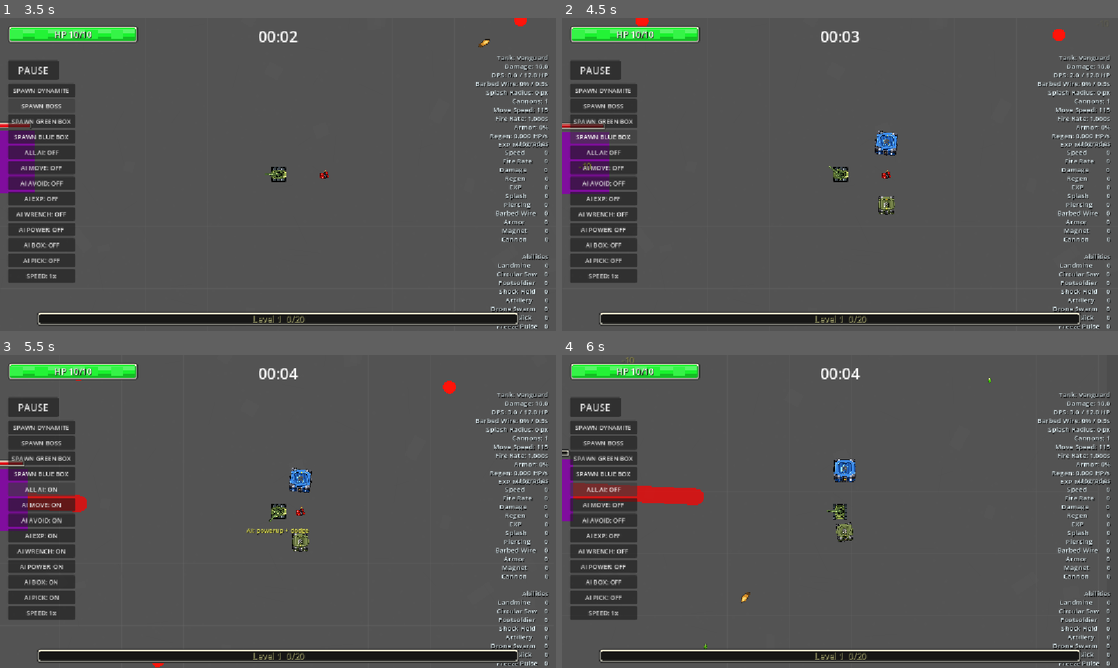
Above: before the commit, frames 1-4 (two rows, left to right).
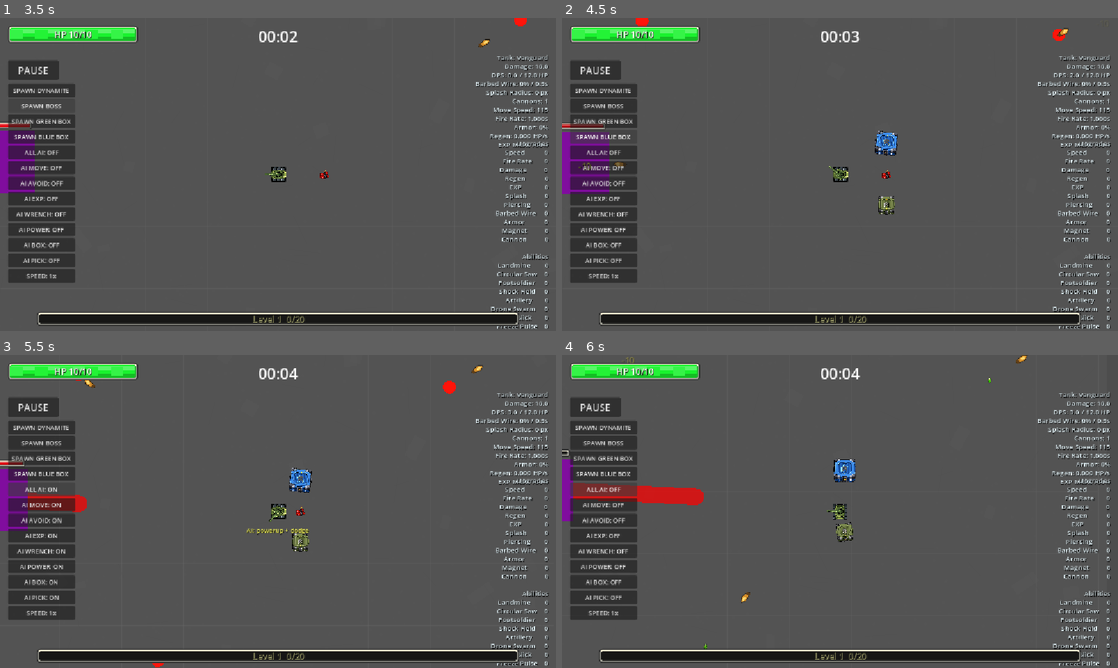
Above: after the commit, the same moments.

Repository: satoshimatos/autonomous-survivor
Game: Godot game, scene res://scenes/core/main_menu.tscn
Same seed, same stepped clock (60 frames per second), same inputs: the game is played once before the commit and once after it.
Inputs:
- Up to frame 1 (3.5 s): click "Play" at 0.5 s; hold D (move_right) 1.28-2 s; click "SPAWN DYNAMITE" at 2 s; click "SPAWN BOSS" at 2.75 s
- Up to frame 2 (4.5 s): click "SPAWN GREEN BOX" at 3.5 s; click "SPAWN BLUE BOX" at 4.25 s
- Up to frame 3 (5.5 s): click "ALL AI: OFF" at 5 s
- Up to frame 4 (6 s): hold S (move_down) from 5.78 s (still down)

Frame 1 is identical in both runs. In frame 2, less than 0.1% of the frame differs, in the area x 4-92%, y 3-49%; in frame 3, less than 0.1%; in frame 4, less than 0.1%.
Error in both runs: Trying to assign an array of type "Array" to a variable of type "Array[Dictionary]". (res://scripts/enemies/boss_enemy.gd:70)

Commit message:
Add projectile pooling and effect budgets

Diff:
--- a/scripts/abilities/footsoldier.gd
+++ b/scripts/abilities/footsoldier.gd
@@ -208,16 +208,23 @@
 	if direction.is_zero_approx():
 		return
 
-	var projectile = PROJECTILE.instantiate()
-	projectile.direction = direction
-	projectile.damage = floor(player.attack_damage * 0.3125)
-	projectile.splash_radius = 0.0
-	projectile.max_piercing_hp = 1
-	projectile.projectile_scale = 1.0 / 3.0
-	projectile.projectile_texture = SOLDIER_PROJECTILE_TEXTURE
-	projectile.fade_in_duration = 0.08
-	get_tree().current_scene.add_child(projectile)
-	projectile.global_position = global_position + direction * 14.0
+	var projectile_config := {
+		"direction": direction,
+		"damage": floor(player.attack_damage * 0.3125),
+		"splash_radius": 0.0,
+		"max_piercing_hp": 1,
+		"projectile_scale": 1.0 / 3.0,
+		"projectile_texture": SOLDIER_PROJECTILE_TEXTURE,
+		"fade_in_duration": 0.08,
+	}
+	var main := get_tree().current_scene
+	if main and main.has_method("spawn_projectile"):
+		main.spawn_projectile(projectile_config, global_position + direction * 14.0)
+	else:
+		var projectile = PROJECTILE.instantiate()
+		get_tree().current_scene.add_child(projectile)
+		projectile.launch(projectile_config)
+		projectile.global_position = global_position + direction * 14.0
 	spawn_muzzle_burst()
 	burst_shots_remaining -= 1
 
--- a/scripts/core/main.gd
+++ b/scripts/core/main.gd
@@ -26,6 +26,8 @@
 var magnet_pickup_pool
 var dynamite_pickup_pool
 var wrench_pickup_pool: Array[Node] = []
+var projectile_pool: Array[Node] = []
+var particle_burst_pool: Array[Node] = []
 var is_player_paused: bool = false
 var enemies_defeated: int = 0
 var bosses_defeated: int = 0
@@ -36,6 +38,7 @@
 var low_health_upgrade_timer: float = 0.0
 var run_seed_text: String = ""
 var run_modifier_summary: String = ""
+var damage_numbers_this_frame: int = 0
 var enemy_speed_growth_multiplier: float = 1.0
 var enemy_health_growth_multiplier: float = 1.0
 var enemy_damage_growth_multiplier: float = 1.0
@@ -132,6 +135,12 @@
 const VIOLET_ORB_START_TIME: float = 600.0
 const EXP_DROPS_PER_FRAME: int = 20
 const MAX_ACTIVE_EXP_ORBS: int = 100
+const PROJECTILE_POOL_LIMIT: int = 220
+const PARTICLE_BURST_POOL_LIMIT: int = 48
+const MAX_DAMAGE_NUMBERS_PER_FRAME: int = 18
+const MAX_ACTIVE_PARTICLE_BURSTS: int = 36
+const MAX_ACTIVE_SPLASH_AREAS: int = 24
+const MAX_ACTIVE_BOSS_HAZARDS: int = 18
 const MASS_SPLASH_ENEMY_THRESHOLD: int = 12
 const VISIBILITY_CULL_MARGIN: float = 160.0
 const VISIBILITY_CULL_GROUPS: Array[String] = [
@@ -282,6 +291,7 @@
 	if get_tree().paused:
 		return
 
+	damage_numbers_this_frame = 0
 	cancel_ai_on_manual_movement_input()
 	low_health_vignette.set_low_health_active(player.health > 0 and player.get_health_ratio() <= 0.4)
 	dynamite_flash.color.a = move_toward(dynamite_flash.color.a, 0.0, 7.0 * delta)
@@ -447,6 +457,35 @@
 	return enemy
 
 
+func spawn_projectile(config: Dictionary, spawn_position: Vector2) -> Node:
+	var projectile := acquire_projectile()
+	projectile.launch(config)
+	projectile.global_position = spawn_position
+	return projectile
+
+
+func acquire_projectile() -> Node:
+	while not projectile_pool.is_empty():
+		var projectile = projectile_pool.pop_back()
+		if is_instance_valid(projectile):
+			return projectile
+
+	var projectile = PROJECTILE.instantiate()
+	add_child(projectile)
+	return projectile
+
+
+func recycle_projectile(projectile: Node) -> void:
+	if projectile == null or not is_instance_valid(projectile):
+		return
+	if projectile_pool.size() >= PROJECTILE_POOL_LIMIT:
+		projectile.queue_free()
+		return
+	if projectile.get_parent() != self:
+		projectile.reparent(self)
+	projectile_pool.append(projectile)
+
+
 func get_boss_spawn_point() -> Vector2:
 	var arena_rect: Rect2 = get_arena_rect().grow(-BOSS_ARENA_INSET)
 	if arena_rect.size.x <= 0.0 or arena_rect.size.y <= 0.0:
@@ -594,8 +633,11 @@
 
 
 func spawn_boss_hazard(hazard_position: Vector2, radius: float, damage: int) -> void:
+	if get_tree().get_nodes_in_group("BossHazard").size() >= MAX_ACTIVE_BOSS_HAZARDS:
+		return
 	var hazard = BOSS_HAZARD.instantiate()
 	add_child(hazard)
+	hazard.add_to_group("BossHazard")
 	hazard.global_position = clamp_position_to_arena(hazard_position)
 	hazard.configure(radius, 0.85, 0.42, damage)
 
@@ -1109,13 +1151,40 @@
 
 
 func spawn_particle_burst(parent: Node, burst_position: Vector2, count: int, color: Color, speed: float, duration: float, size_range: Vector2, shrink: bool) -> void:
+	if get_tree().get_nodes_in_group("ParticleBurst").size() >= MAX_ACTIVE_PARTICLE_BURSTS:
+		return
+	var burst = acquire_particle_burst(parent)
+	burst.add_to_group("ParticleBurst")
+	burst.global_position = burst_position
+	burst.configure(count, color, speed, duration, size_range, shrink)
+
+
+func acquire_particle_burst(parent: Node) -> Node:
+	while not particle_burst_pool.is_empty():
+		var burst = particle_burst_pool.pop_back()
+		if is_instance_valid(burst):
+			if burst.get_parent() != parent:
+				burst.reparent(parent)
+			return burst
+
 	var burst = PARTICLE_BURST.instantiate()
 	parent.add_child(burst)
-	burst.global_position = burst_position
-	burst.configure(count, color, speed, duration, size_range, shrink)
+	return burst
+
+
+func recycle_particle_burst(burst: Node) -> void:
+	if burst == null or not is_instance_valid(burst):
+		return
+	if particle_burst_pool.size() >= PARTICLE_BURST_POOL_LIMIT:
+		burst.queue_free()
+		return
+	particle_burst_pool.append(burst)
 
 
 func show_damage_number(world_position: Vector2, damage: int) -> void:
+	if damage_numbers_this_frame >= MAX_DAMAGE_NUMBERS_PER_FRAME:
+		return
+	damage_numbers_this_frame += 1
 	damage_number_pool.show_damage(world_position, damage)
 
 
@@ -1126,8 +1195,11 @@
 
 
 func _spawn_splash_area(splash_position: Vector2, splash_radius: float, damage: float, enemies: Array[Area2D]) -> void:
+	if get_tree().get_nodes_in_group("SplashArea").size() >= MAX_ACTIVE_SPLASH_AREAS:
+		return
 	var splash = SPLASH_AREA.instantiate()
 	add_child(splash)
+	splash.add_to_group("SplashArea")
 	splash.global_position = splash_position
 	var is_mass_splash := enemies.size() >= MASS_SPLASH_ENEMY_THRESHOLD
 	splash_blast_active = is_mass_splash
--- a/scripts/effects/particle_burst.gd
+++ b/scripts/effects/particle_burst.gd
@@ -7,6 +7,7 @@
 var age: float = 0.0
 var shrink: bool = false
 var particle_color: Color = Color.RED
+var is_active: bool = true
 
 
 func _ready() -> void:
@@ -14,6 +15,10 @@
 
 
 func configure(count: int, color: Color, speed: float, duration: float, size_range: Vector2, should_shrink: bool) -> void:
+	is_active = true
+	visible = true
+	process_mode = Node.PROCESS_MODE_ALWAYS
+	age = 0.0
 	particle_color = color
 	lifetime = duration
 	shrink = should_shrink
@@ -29,15 +34,32 @@
 
 
 func _process(delta: float) -> void:
+	if not is_active:
+		return
+
 	age += delta
 
 	for i in range(particle_positions.size()):
 		particle_positions[i] += particle_velocities[i] * delta
 
 	if age >= lifetime:
+		release()
+		return
+	queue_redraw()
+
+
+func release() -> void:
+	if not is_active:
+		return
+	is_active = false
+	visible = false
+	if is_in_group("ParticleBurst"):
+		remove_from_group("ParticleBurst")
+	var main := get_tree().current_scene
+	if main and main.has_method("recycle_particle_burst"):
+		main.recycle_particle_burst(self)
+	else:
 		queue_free()
-	else:
-		queue_redraw()
 
 
 func _draw() -> void:
--- a/scripts/player/player.gd
+++ b/scripts/player/player.gd
@@ -696,14 +696,21 @@
 	var middle_index := float(projectile_count - 1) / 2.0
 	for i in range(projectile_count):
 		var direction := target_direction.rotated((float(i) - middle_index) * spread_radians).normalized()
-		var proj = PROJECTILE.instantiate()
-		proj.direction = direction
-		proj.damage = attack_damage
-		proj.splash_radius = get_splash_radius()
-		proj.max_piercing_hp = get_projectile_hp()
-		proj.fade_in_duration = 0.08
-		get_tree().current_scene.add_child(proj)
-		proj.global_position = global_position + direction * 32.0
+		var projectile_config := {
+			"direction": direction,
+			"damage": attack_damage,
+			"splash_radius": get_splash_radius(),
+			"max_piercing_hp": get_projectile_hp(),
+			"fade_in_duration": 0.08,
+		}
+		var main := get_tree().current_scene
+		if main and main.has_method("spawn_projectile"):
+			main.spawn_projectile(projectile_config, global_position + direction * 32.0)
+		else:
+			var proj = PROJECTILE.instantiate()
+			get_tree().current_scene.add_child(proj)
+			proj.launch(projectile_config)
+			proj.global_position = global_position + direction * 32.0
 
 
 func get_armor_damage_reduction() -> float:
--- a/scripts/projectiles/projectile.gd
+++ b/scripts/projectiles/projectile.gd
@@ -13,25 +13,57 @@
 var projectile_texture: Texture2D
 var fade_in_duration: float = 0.0
 var fade_in_age: float = 0.0
+var default_projectile_texture: Texture2D
+var is_active: bool = true
 
 @onready var projectile_sprite: Sprite2D = $ProjectileSprite
+@onready var lifetime_timer: Timer = $Timer
 
 
 func _ready() -> void:
+	default_projectile_texture = projectile_sprite.texture
+	reset_for_launch()
+
+
+func launch(config: Dictionary) -> void:
+	direction = config.get("direction", Vector2.RIGHT) as Vector2
+	if direction.is_zero_approx():
+		direction = Vector2.RIGHT
+	damage = float(config.get("damage", 10.0))
+	splash_radius = float(config.get("splash_radius", 0.0))
+	max_piercing_hp = int(config.get("max_piercing_hp", 1))
+	projectile_scale = float(config.get("projectile_scale", 1.0))
+	projectile_texture = config.get("projectile_texture", null) as Texture2D
+	fade_in_duration = float(config.get("fade_in_duration", 0.0))
+	reset_for_launch()
+
+
+func reset_for_launch() -> void:
+	is_active = true
+	visible = true
+	process_mode = Node.PROCESS_MODE_INHERIT
+	monitoring = true
+	monitorable = true
+	hit_enemies.clear()
 	piercing_hp = max_piercing_hp
+	fade_in_age = 0.0
 	scale = Vector2.ONE * projectile_scale
 	rotation = direction.angle() + PI / 2.0
-	if projectile_texture:
-		projectile_sprite.texture = projectile_texture
+	modulate = Color.WHITE
+	projectile_sprite.texture = projectile_texture if projectile_texture else default_projectile_texture
 	if fade_in_duration > 0.0:
 		modulate.a = 0.0
+	if lifetime_timer:
+		lifetime_timer.start()
 
 
 func _process(delta: float) -> void:
+	if not is_active:
+		return
 	var previous_position: Vector2 = global_position
 	var next_position: Vector2 = global_position + direction * speed * delta
 	check_swept_enemy_hits(previous_position, next_position)
-	if not is_queued_for_deletion():
+	if is_active and not is_queued_for_deletion():
 		global_position = next_position
 	update_fade_in(delta)
 
@@ -67,7 +99,7 @@
 		record_player_damage(actual_damage)
 
 	if is_final_hit:
-		queue_free()
+		release()
 
 
 func check_swept_enemy_hits(start_position: Vector2, end_position: Vector2) -> void:
@@ -99,7 +131,7 @@
 			return
 
 		hit_enemy(closest_enemy, closest_hit_position)
-		if is_queued_for_deletion():
+		if not is_active or is_queued_for_deletion():
 			return
 
 
@@ -114,7 +146,24 @@
 
 
 func _on_timer_timeout() -> void:
-	queue_free()
+	release()
+
+
+func release() -> void:
+	if not is_active:
+		return
+	is_active = false
+	visible = false
+	monitoring = false
+	monitorable = false
+	if lifetime_timer:
+		lifetime_timer.stop()
+	hit_enemies.clear()
+	var main := get_tree().current_scene
+	if main and main.has_method("recycle_projectile"):
+		main.recycle_projectile(self)
+	else:
+		queue_free()
 
 
 func spawn_splash(splash_damage: float) -> void:
Not shown, changed: BACKLOG.md
Not shown, changed: README.md
